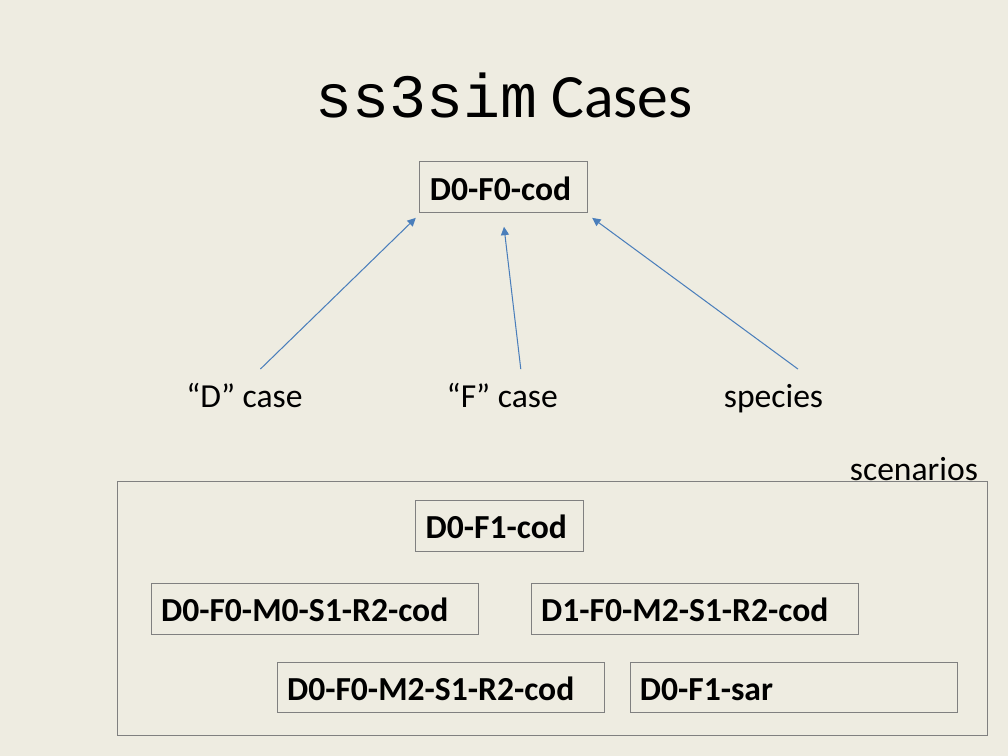
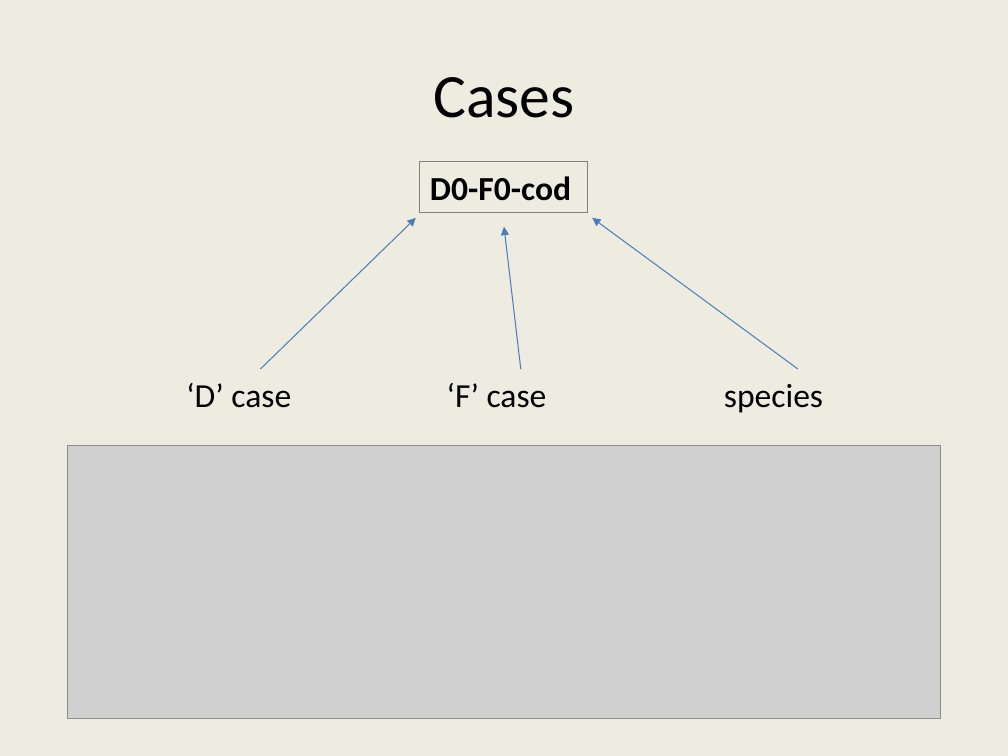
Before and after one commit to ss3sim/workshop, a slide deck: slide 13 of ss3sim_workshop.pptx (slide 10 before the commit). Drawn at 1008x756 pixels with LibreOffice and Linux fonts; fonts in the diff are those of the drawing; grey boxes stand for pictures. Boxes give left, top, right and bottom in pixels: in the first picture for what was removed or moved away, otherwise in the second. Text is boxed around its words. In the diff, an @@ line names an element or a change of style, - is before the commit and + after.

```diff
--- a/ss3sim_workshop.pptx
+++ b/ss3sim_workshop.pptx
@@ title at [433,77,574,118]: text changed; font Courier New to Calibri @@
-ss3sim Cases
+Cases
@@ text at [186,383,291,408]: text changed @@
-“D” case
+‘D’ case
@@ text at [447,383,547,408]: text changed @@
-“F” case
+‘F’ case
@@ picture added at [68,446,941,719] @@
@@ text removed at [850,457,978,482] @@
-scenarios
@@ rectangle removed at [118,482,988,736] @@
@@ rectangle removed at [415,500,584,550] @@
-D0-F1-cod
@@ rectangle removed at [151,584,479,634] @@
-D0-F0-M0-S1-R2-cod
@@ rectangle removed at [531,584,859,634] @@
-D1-F0-M2-S1-R2-cod
@@ rectangle removed at [277,662,605,713] @@
-D0-F0-M2-S1-R2-cod
@@ rectangle removed at [630,662,958,713] @@
-D0-F1-sar
```
Also in this commit, not shown: 25 other slides changed, 5 slides added, 2 slides removed.
